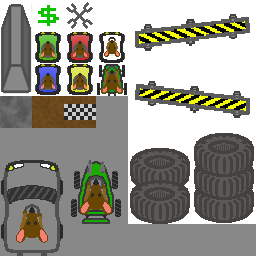
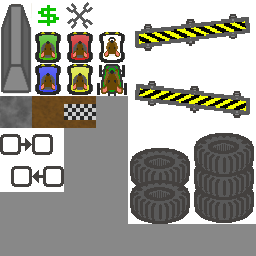
Before/after of a (256, 256) layered artwork. What changed in the layer stack:
removed layer "Pasted Layer #3" over (x1=71, y1=160, x2=121, y2=224)
added layer "upgradeFrame" above "dungeon_terrain_sheet.png" over (x1=0, y1=134, x2=64, y2=187)
painted on "dungeon_terrain_sheet.png" over (x1=1, y1=160, x2=63, y2=256)
painted on "Layer" over (x1=0, y1=128, x2=64, y2=192)
